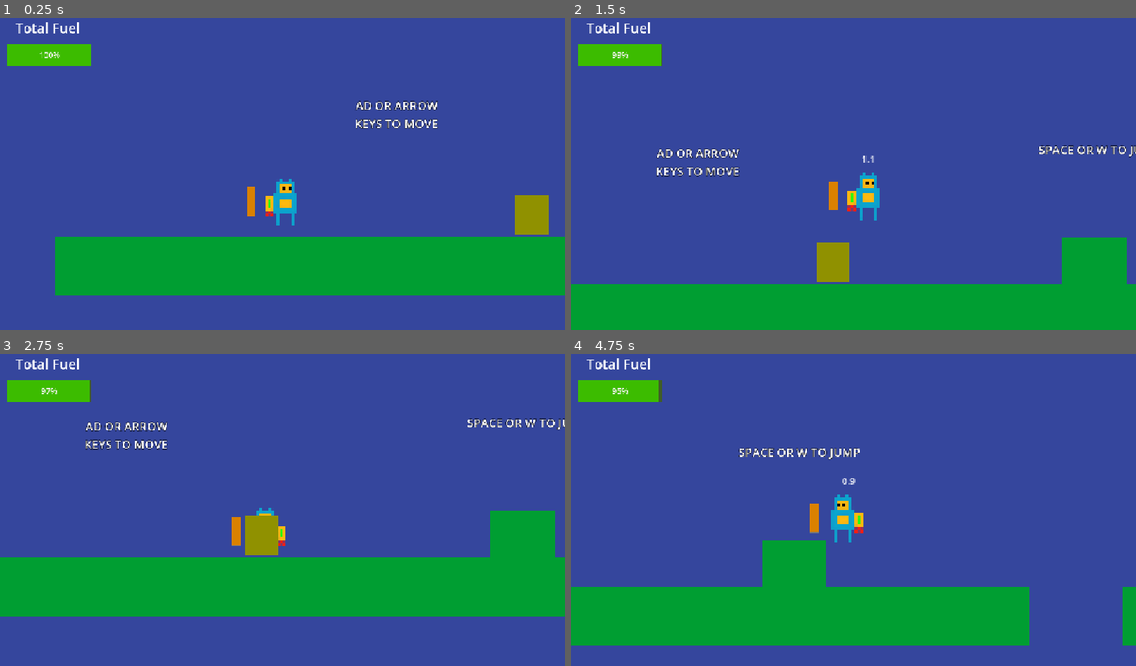
Above: before the commit, frames 1-4 (two rows, left to right).
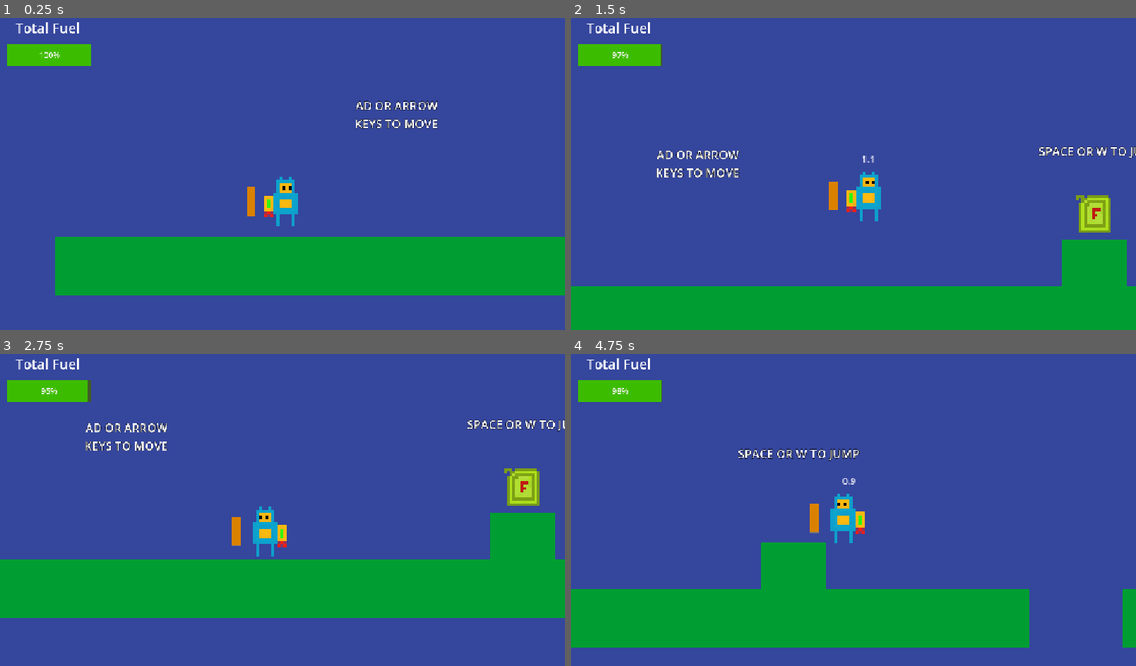
Above: after the commit, the same moments.

Repository: ChrisTheCoder27/Solo-Portfolio-Project
Game: Godot game, scene res://Scenes/main.tscn
The game is run twice, just before and just after one commit, with the same random seed, the same clock (stepped at 60 frames per second) and the same inputs.
Inputs (mouse positions are in pixels of both pictures, inside the frame that each line leads up to):
- Up to frame 1 (0.25 s): no input
- Up to frame 2 (1.5 s): tap Enter at 0.5, 1.25 s; move the mouse to (977, 155) at 0.52 s; hold D (move_right) from 0.53 s (still down); tap Shift (dash) at 0.6 s; tap Space (jump) at 0.77 s; move the mouse to (740, 186) at 1.27 s; click (740, 186) at 1.35 s
- Up to frame 3 (2.75 s): tap Space (jump) at 1.52 s; tap Enter at 2 s; move the mouse to (339, 438) at 2.02 s; release D (move_right) at 2.03 s; hold A (move_left) from 2.03 s (still down); tap Shift (dash) at 2.1 s
- Up to frame 4 (4.75 s): tap Enter at 2.75, 3.5, 4.25 s; move the mouse to (825, 569) at 2.77 s; release A (move_left) at 2.78 s; hold D (move_right) 2.78-4.28 s; click (825, 569) at 2.85 s; tap Space (jump) at 3.02, 3.77, 4.52 s; move the mouse to (1023, 553) at 3.52 s; tap Shift (dash) at 3.6 s; move the mouse to (684, 460) at 4.27 s; hold A (move_left) from 4.28 s (still down); click (684, 460) at 4.35 s

The runs differ from the first frame. In frame 1, 0.8% of the frame differs, in the area x 46-98%, y 50-70%; in frame 2, 3.2%; in frame 3, 3.5%, in the area x 0-100%, y 8-85%; in frame 4, 1.9%.

Commit message:
Added fuel can pickup

Diff:
--- a/Scenes/fuel_can.tscn
+++ b/Scenes/fuel_can.tscn
@@ -1,22 +1,17 @@
 [gd_scene format=3 uid="uid://l13f4jofr2co"]
 
-[ext_resource type="Script" uid="uid://b8jm7yqsjcbjk" path="res://Scripts/fuel_can.gd" id="1_uhmbd"]
+[ext_resource type="Texture2D" uid="uid://bvsil7cri52fm" path="res://Sprites/Fuel_Can.png" id="2_d3c6b"]
 
 [sub_resource type="RectangleShape2D" id="RectangleShape2D_pi6nn"]
 size = Vector2(98, 113)
 
 [node name="FuelCan" type="Area2D" unique_id=1171700991]
-script = ExtResource("1_uhmbd")
 
 [node name="CollisionShape2D" type="CollisionShape2D" parent="." unique_id=723394243]
 position = Vector2(0, -18.5)
 shape = SubResource("RectangleShape2D_pi6nn")
 
-[node name="ColorRect" type="ColorRect" parent="." unique_id=13159074]
-offset_left = -34.0
-offset_top = -50.0
-offset_right = 33.0
-offset_bottom = 31.0
-color = Color(0.5662572, 0.567448, 3.85046e-07, 1)
-
-[connection signal="body_entered" from="." to="." method="_on_body_entered"]
+[node name="Sprite2D" type="Sprite2D" parent="." unique_id=465869795]
+position = Vector2(0, -4)
+scale = Vector2(5.5, 5.5000005)
+texture = ExtResource("2_d3c6b")
--- a/Scenes/main.tscn
+++ b/Scenes/main.tscn
@@ -5,6 +5,7 @@
 [ext_resource type="PackedScene" uid="uid://cj438po8rivr7" path="res://Scenes/death_barrier.tscn" id="3_8gbba"]
 [ext_resource type="PackedScene" uid="uid://cq3epjyo01sp7" path="res://Scenes/player_ui.tscn" id="4_jjvhh"]
 [ext_resource type="PackedScene" uid="uid://l13f4jofr2co" path="res://Scenes/fuel_can.tscn" id="5_kry3j"]
+[ext_resource type="Script" uid="uid://b8jm7yqsjcbjk" path="res://Scripts/fuel_can.gd" id="6_21xkr"]
 
 [node name="Main" type="Node" unique_id=79320717]
 
@@ -122,4 +123,7 @@
 [node name="PlayerUI" parent="CanvasLayer" unique_id=752570288 instance=ExtResource("4_jjvhh")]
 
 [node name="FuelCan" parent="." unique_id=1171700991 instance=ExtResource("5_kry3j")]
-position = Vector2(1080, 466)
+position = Vector2(1613, 359)
+script = ExtResource("6_21xkr")
+
+[connection signal="body_entered" from="FuelCan" to="FuelCan" method="_on_fuel_can_body_entered"]
--- a/Scenes/player.tscn
+++ b/Scenes/player.tscn
@@ -4,7 +4,7 @@
 [ext_resource type="Texture2D" uid="uid://bkcnwwnxx7nhc" path="res://Sprites/Rocket_Man_Idle.png" id="2_cvnsp"]
 
 [sub_resource type="RectangleShape2D" id="RectangleShape2D_pi6nn"]
-size = Vector2(49.333336, 66.66667)
+size = Vector2(52, 70.66667)
 
 [sub_resource type="StyleBoxFlat" id="StyleBoxFlat_cvnsp"]
 bg_color = Color(0.468777, 0.46877706, 0.468777, 1)
@@ -18,29 +18,13 @@
 hover_time = 2.5
 metadata/_edit_group_ = true
 
-[node name="PlayerShape" type="ColorRect" parent="." unique_id=461742509]
-visible = false
-anchors_preset = 8
-anchor_left = 0.5
-anchor_top = 0.5
-anchor_right = 0.5
-anchor_bottom = 0.5
-offset_left = -28.000004
-offset_top = -28.000002
-offset_right = 11.999996
-offset_bottom = 11.999998
-grow_horizontal = 2
-grow_vertical = 2
-scale = Vector2(1.4000002, 1.4000002)
-color = Color(0.32879883, 0.4446555, 1, 1)
-
-[node name="Sprite2D" type="Sprite2D" parent="." unique_id=1296851483]
-scale = Vector2(4, 3.9999998)
-texture = ExtResource("2_cvnsp")
-
 [node name="CollisionShape2D" type="CollisionShape2D" parent="." unique_id=894563353]
 position = Vector2(-1.333333, 0)
 shape = SubResource("RectangleShape2D_pi6nn")
+
+[node name="Sprite2D" type="Sprite2D" parent="." unique_id=1296851483]
+scale = Vector2(4.25, 4.2499995)
+texture = ExtResource("2_cvnsp")
 
 [node name="Camera2D" type="Camera2D" parent="." unique_id=1748791378]
 offset = Vector2(0, -50)
--- a/Scenes/player_ui.tscn
+++ b/Scenes/player_ui.tscn
@@ -16,6 +16,7 @@
 grow_horizontal = 2
 grow_vertical = 2
 script = ExtResource("1_ohrjl")
+drain_rate = 2.0
 
 [node name="FuelText" type="Label" parent="." unique_id=795856018]
 layout_mode = 1
--- a/Scripts/fuel_can.gd
+++ b/Scripts/fuel_can.gd
@@ -1,5 +1,8 @@
 extends Area2D
 
-func _on_body_entered(body: Node2D) -> void:
+@onready var player_ui = $"../CanvasLayer/PlayerUI"
+
+func _on_fuel_can_body_entered(body: Node2D) -> void:
 	if body.name == "Player":
-		print("Fuel pickup!")
+		player_ui.increase_fuel()
+		queue_free()
--- a/Scripts/player_ui.gd
+++ b/Scripts/player_ui.gd
@@ -3,6 +3,7 @@
 # Fuel variables
 @export var max_fuel : float = 100.0
 var current_fuel : float
+@export var drain_rate : float = 2.5
 
 func _ready() -> void:
 	current_fuel = max_fuel
@@ -10,4 +11,9 @@
 func _process(delta: float) -> void:
 	$FuelBar.value = current_fuel
 	if current_fuel > 0.0:
-		current_fuel -= delta
+		current_fuel -= delta * drain_rate
+
+func increase_fuel() -> void:
+	current_fuel += 20.0
+	if current_fuel > max_fuel:
+		current_fuel = max_fuel
Binary file added: Sprites/Fuel_Can.png
Not shown, added: Sprites/Fuel_Can.png.import
